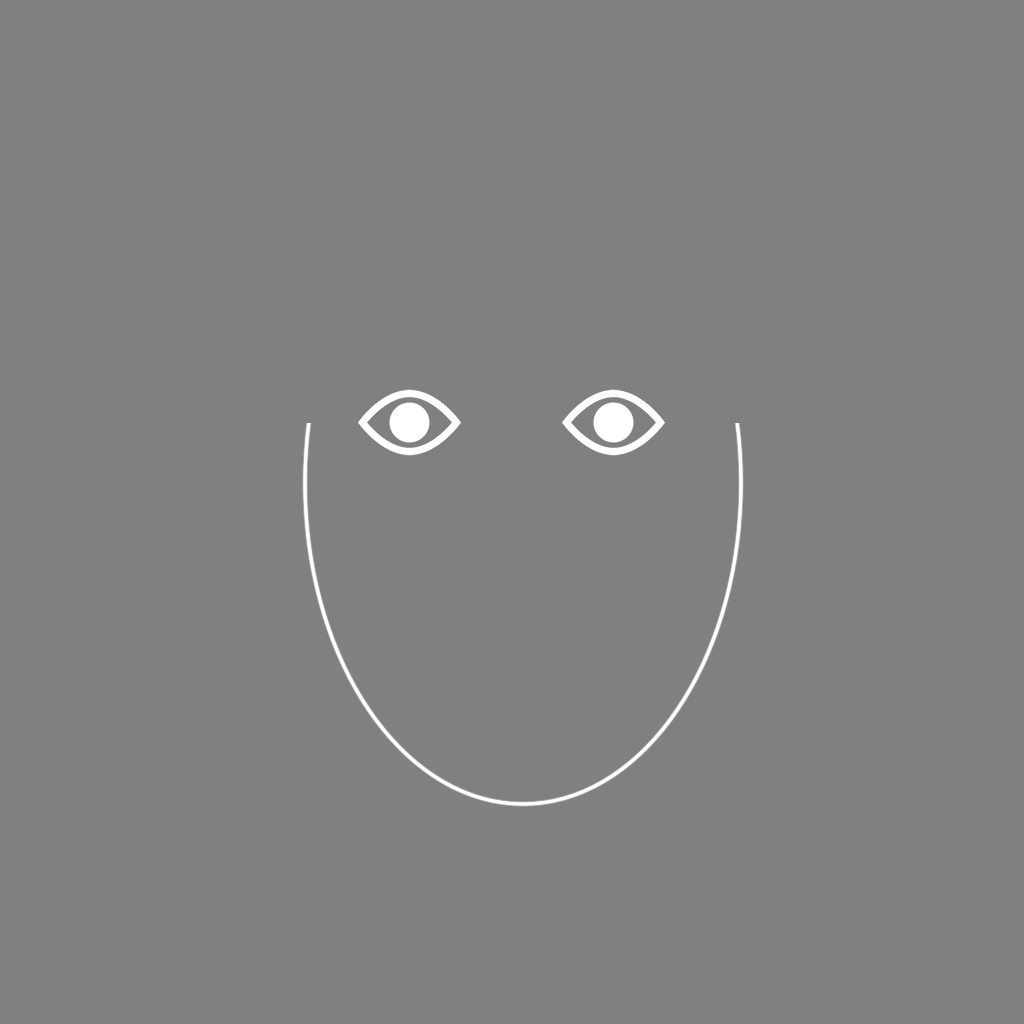
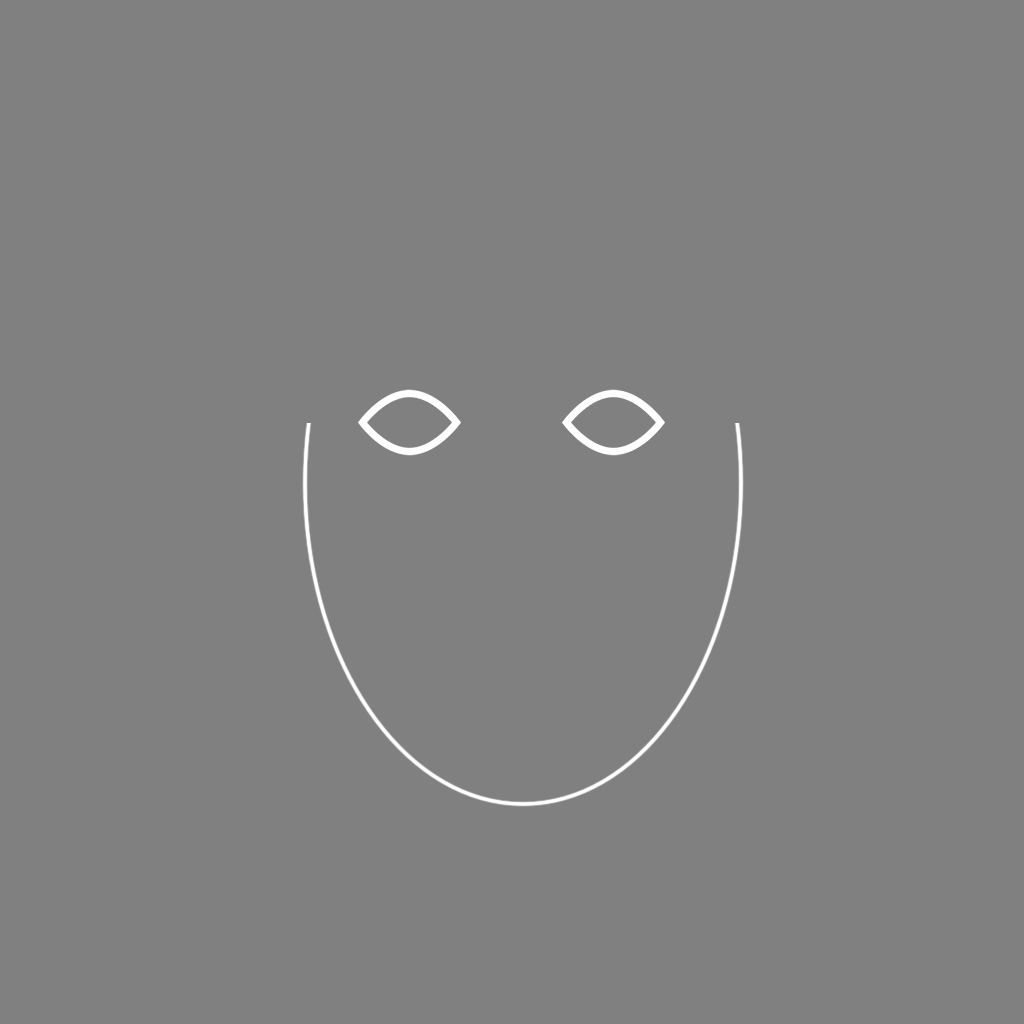
The second w=1024, h=1024 image is a revision of the first. Changes to its layers:
painted on "2307-200 拷貝" over <box>593,402,634,443</box>
painted on "2307-200" over <box>389,402,430,443</box>
